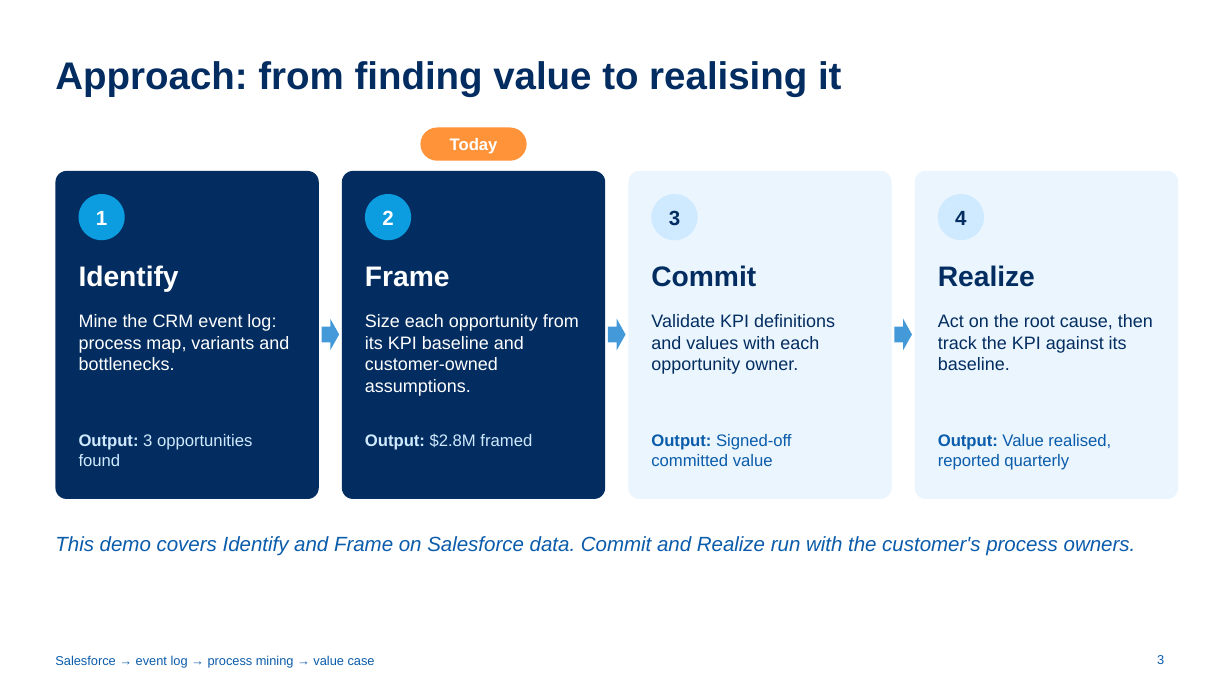
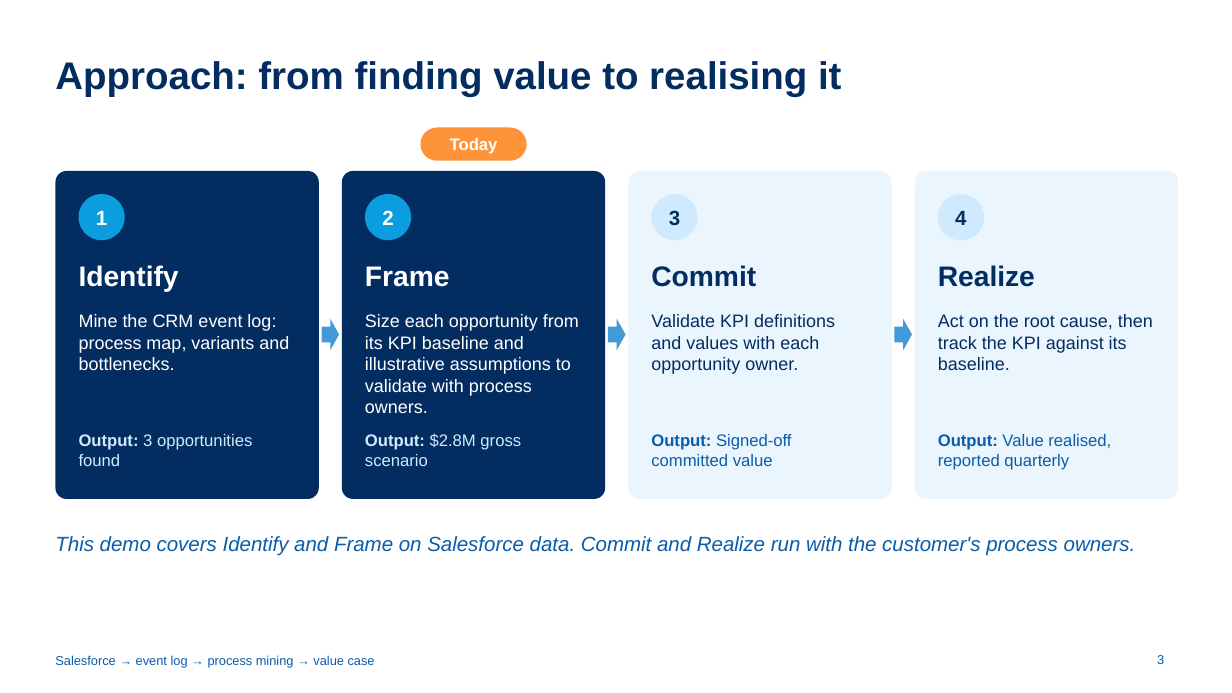
Before and after one commit to ch-lukas/salesforce-process-intelligence, a slide deck: slide 3 of deck/salesforce-process-intelligence.pptx. Drawn at 1232x693 pixels with LibreOffice and Linux fonts; fonts in the diff are those of the drawing. Boxes give left, top, right and bottom in pixels: in the first picture for what was removed or moved away, otherwise in the second. Text is boxed around its words. In the diff, an @@ line names an element or a change of style, - is before the commit and + after.

```diff
--- a/deck/salesforce-process-intelligence.pptx
+++ b/deck/salesforce-process-intelligence.pptx
@@ text at (x1=365, y1=314, x2=579, y2=413): text changed @@
-Size each opportunity from its KPI baseline and customer-owned assumptions.
+Size each opportunity from its KPI baseline and illustrative assumptions to validate with process owners.
@@ text at (x1=365, y1=433, x2=521, y2=466): text changed @@
-Output: $2.8M framed
+Output: $2.8M gross scenario
```
Also in this commit, not shown: 7 other slides changed, 25 other files.
